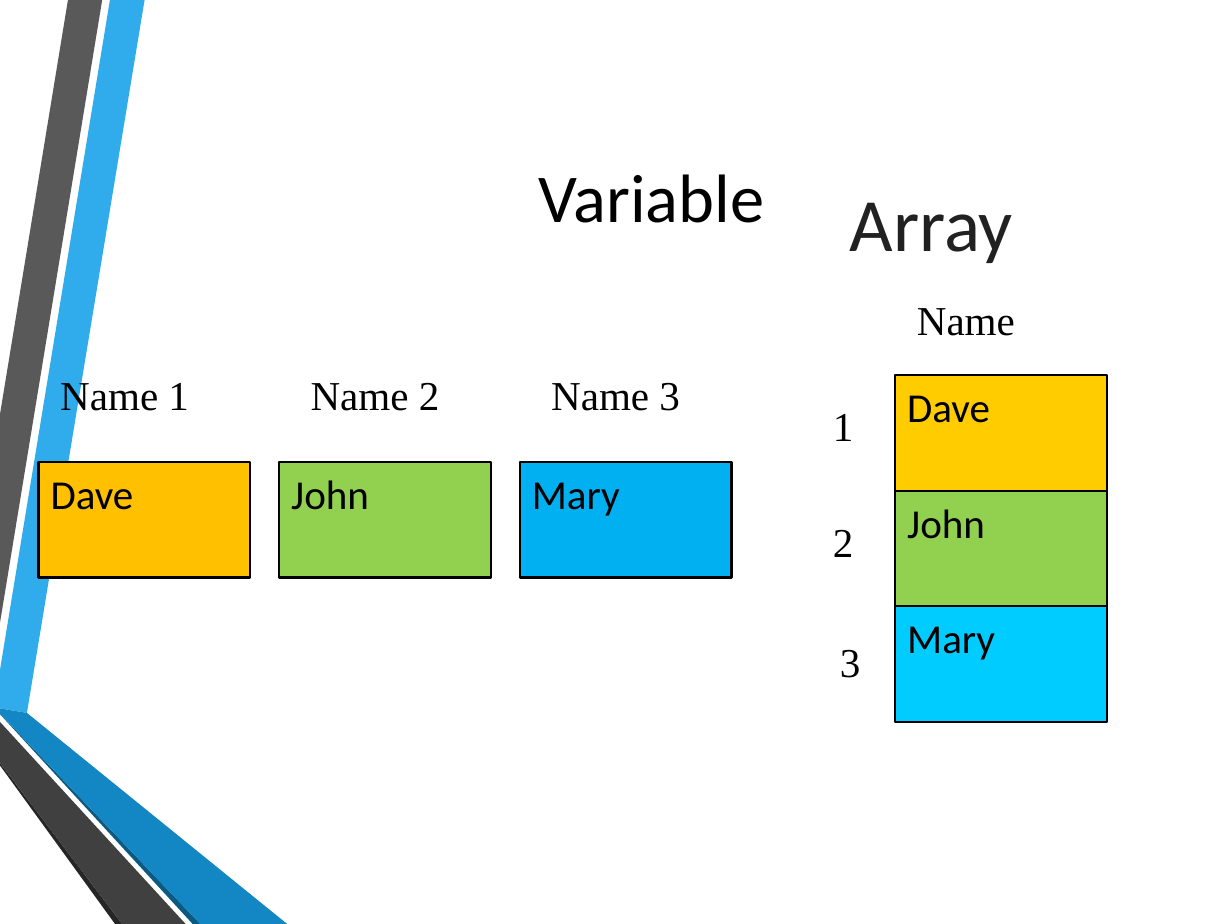
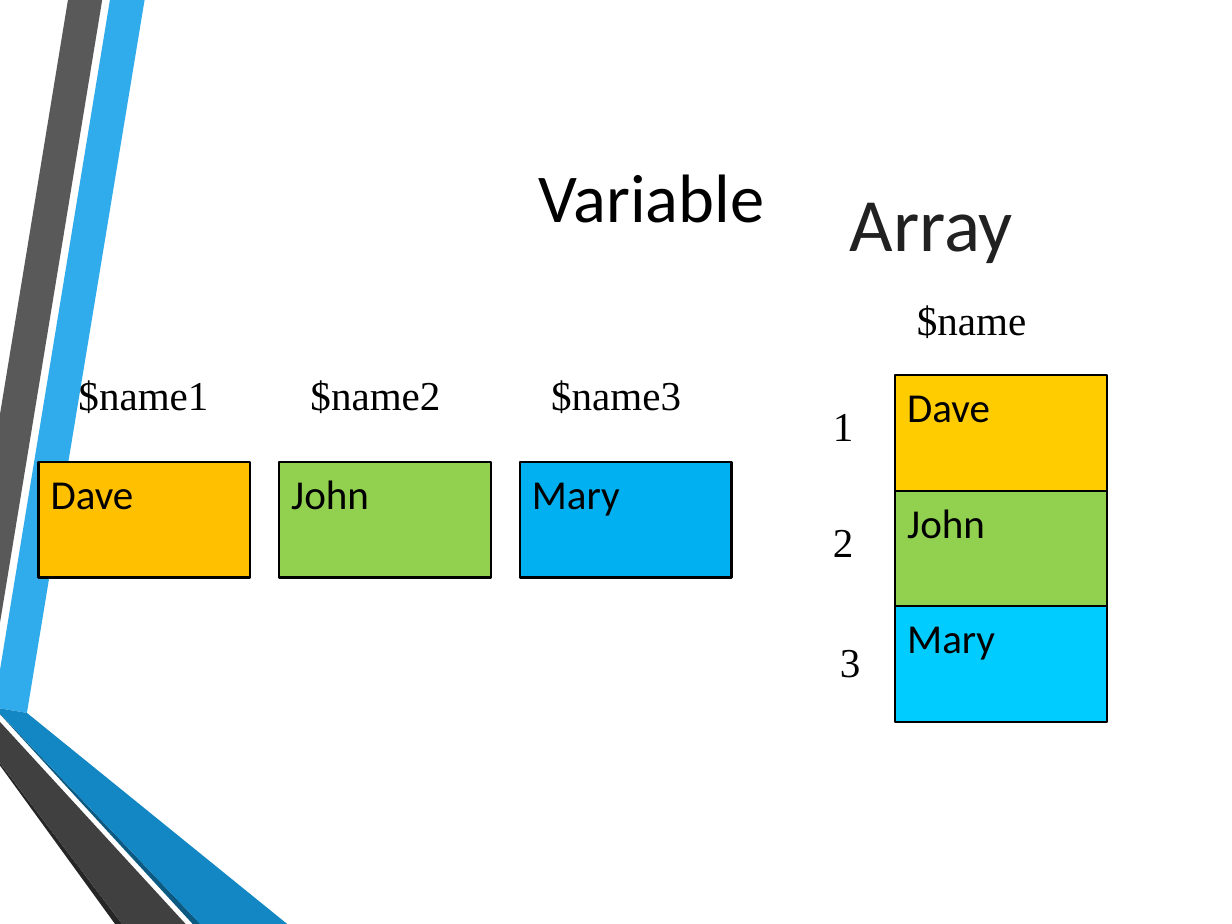
Before and after one commit to hatted/fevaworks-php, a slide deck: slide 12 of php-fw2/lesson2.pptx. Drawn at 1232x924 pixels with LibreOffice and Linux fonts; fonts in the diff are those of the drawing; background and template pictures are left out. Boxes give left, top, right and bottom in pixels: in the first picture for what was removed or moved away, otherwise in the second. Text is boxed around its words. In the diff, an @@ line names an element or a change of style, - is before the commit and + after.

```diff
--- a/php-fw2/lesson2.pptx
+++ b/php-fw2/lesson2.pptx
@@ text at [917,305,1026,338]: text changed @@
-Name
+$name
@@ text at [78,378,208,413]: text changed @@
-Name 1
+$name1
@@ text at [310,380,440,413]: text changed @@
-Name 2
+$name2
@@ text at [551,380,681,413]: text changed @@
-Name 3
+$name3
```
Also in this commit, not shown: 2 other files.
